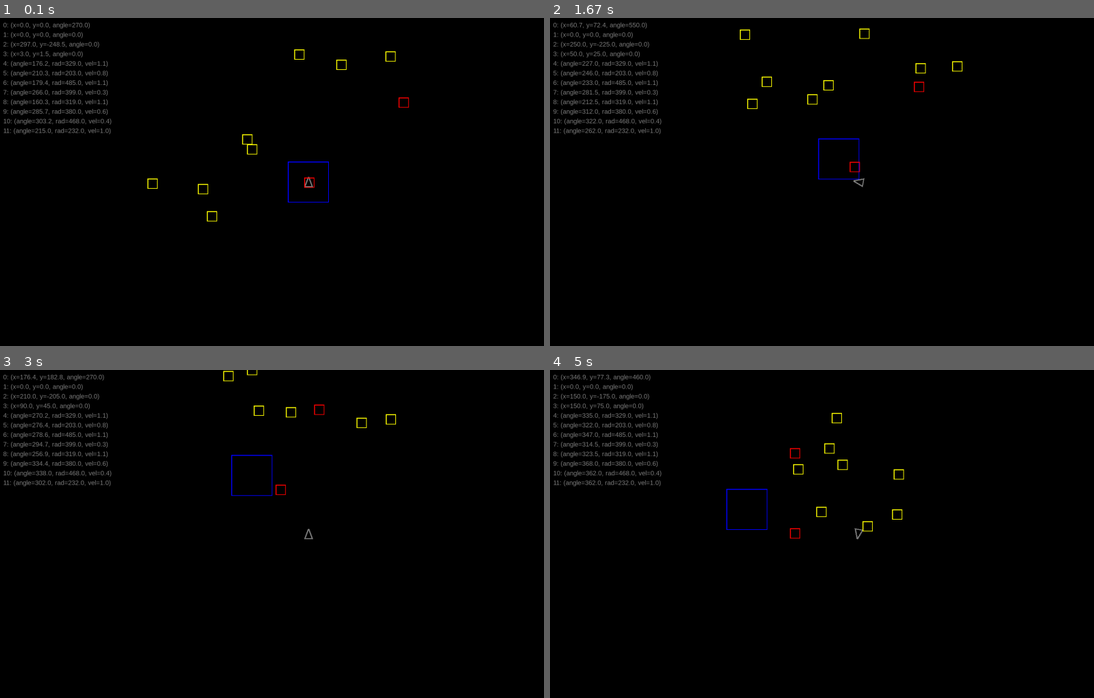
Above: before the commit, frames 1-4 (two rows, left to right).
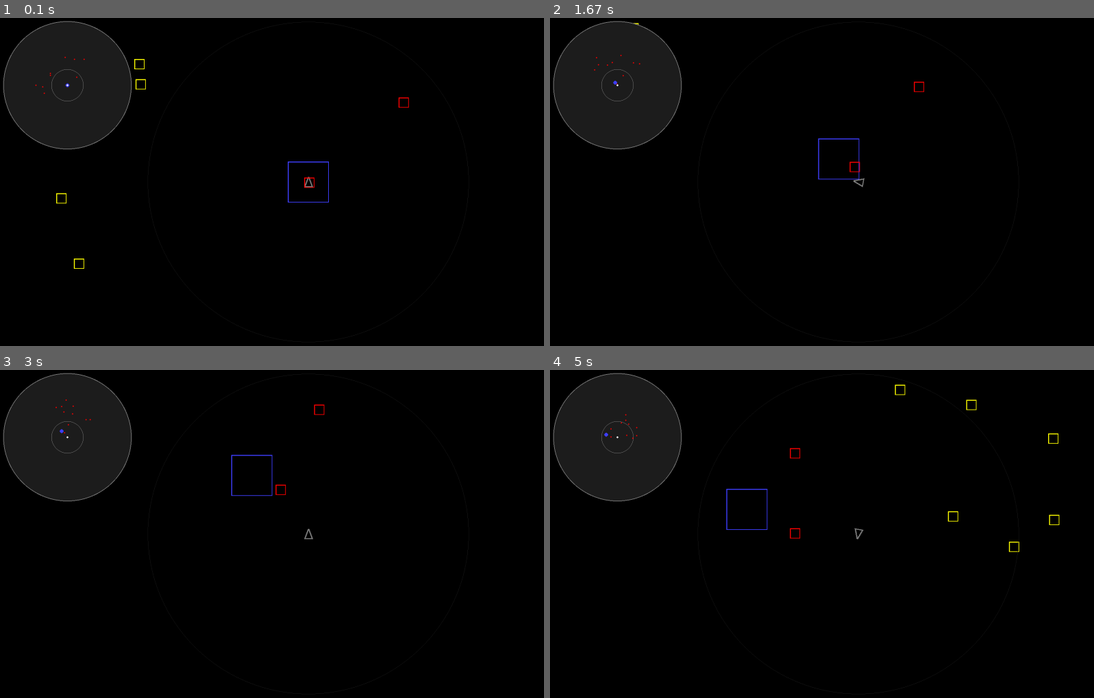
Above: after the commit, the same moments.

Repository: straylight77/arcade
Game: pygame game, started from pygame/miner2525.py
The game is run twice, just before and just after one commit, with the same random seed, the same clock (stepped at 60 frames per second) and the same inputs.
Inputs:
- Up to frame 1 (0.1 s): no input
- Up to frame 2 (1.67 s): hold Right 0.33-0.8 s; hold Up 0.83-1.13 s; hold Right 1.17-1.63 s
- Up to frame 3 (3 s): hold Left 1.67-2.2 s; hold Left 2.23-2.63 s; hold Up from 2.67 s (still down)
- Up to frame 4 (5 s): release Up at 3.03 s; hold Right 3.07-3.7 s; hold Left 3.73-4.2 s; hold Right 4.23-4.7 s; hold Up from 4.73 s (still down)

The runs differ from the first frame. In frame 1, 6.8% of the frame differs, in the area x 0-73%, y 0-77%; in frame 2, 6.7%; in frame 3, 6.6%; in frame 4, 6.9%, in the area x 0-94%, y 0-56%.

Commit message:
Added a basic radar view.

Diff:
--- a/pygame/miner2525.py
+++ b/pygame/miner2525.py
@@ -9,15 +9,16 @@
 
 WHITE     = (255, 255, 255)
 GRAY      = (128, 128, 128)
-DARKGRAY  = ( 40,  40,  40)
+DARKGRAY  = ( 30,  30,  30)
 BLACK     = (  0,   0,   0)
 RED       = (255,   0,   0)
 ORANGE    = (255, 128,   0)
 YELLOW    = (255, 255,   0)
 GREEN     = (40,  255,   0)
-BLUE      = ( 0,    0, 255)
+BLUE      = (64,   64, 255)
 VIOLET    = (255,   0, 255)
 BGCOLOR = BLACK
+
 
 #-----------------------------------------------------------------------------
 class GameObject(pygame.sprite.Sprite):
@@ -62,6 +63,11 @@
         y = MAX_Y/2 + self.pos[1] - offset[1]
         self.rect.center = (x, y)
 
+    def get_relative_pos(self, origin):
+        x = self.pos[0] - origin[0]
+        y = self.pos[1] - origin[1]
+        return (x, y)
+
 
 #-----------------------------------------------------------------------------
 class Player(GameObject):
@@ -160,13 +166,13 @@
 
     def update(self, coords):
         super().update()
+        self.pos = self.get_xy()
 
         # prep for draw
         #self.image = pygame.transform.rotate(self.image_orig, -self.angle)
         self.rect = self.image.get_rect()
-        pos = self.get_xy()
-        x = MAX_X/2 + pos[0] - coords[0]
-        y = MAX_Y/2 + pos[1] - coords[1]
+        x = MAX_X/2 + self.pos[0] - coords[0]
+        y = MAX_Y/2 + self.pos[1] - coords[1]
         self.rect.center = (x, y)
 
 
@@ -211,6 +217,30 @@
                 cmd['thrust'] = 0
 
 
+def draw_hud(disp, player):
+    pygame.draw.circle(disp, DARKGRAY, (MAX_X/2, MAX_Y/2), 500, width=1)
+
+
+def draw_radar_hud(disp):
+    #TODO make this transparent (alpha channel?)
+    radius = 200
+    center = (radius+10, radius+10)
+    pygame.draw.circle(disp, DARKGRAY, center, radius)             # background
+    pygame.draw.circle(disp, GRAY, center, radius, width=2)        # outer circle
+    pygame.draw.circle(disp, GRAY, center, 50, width=1)         # inner circle
+    #pygame.draw.line(disp, GRAY, (250, 240), (250, 260), width=2)   # crosshair
+    #pygame.draw.line(disp, GRAY, (240, 250), (260, 250), width=2)
+
+
+def draw_radar_objects(disp, player, objects, color, width):
+    #TODO check distance of objects so they don't display off the radar
+    #TODO show arrow towards station when it goes off the radar (?)
+    for obj in objects:
+        x = 210 + (obj.pos[0] - player.pos[0]) / 10
+        y = 210 + (obj.pos[1] - player.pos[1]) / 10
+        pygame.draw.circle(disp, color, (x, y), width)
+
+
 
 #---- main() -------------------------------------------------------------
 def main():
@@ -231,7 +261,7 @@
 
     for n in range(8):
         a = random.randint(0, 360)
-        r = random.randint(200, 500)
+        r = random.randint(600, 1000)
         v = random.randint(25, 150) / 100.0
         p = PolarAsteroid(angle=a, radius=r, vel=v)
         asteroids.add(p)
@@ -254,11 +284,18 @@
         DISPLAY.fill(BGCOLOR)
         allsprites.draw(DISPLAY)
 
+        draw_hud(DISPLAY, player)
+        draw_radar_hud(DISPLAY)
+        draw_radar_objects(DISPLAY, player, asteroids.sprites(), RED, 2)
+        draw_radar_objects(DISPLAY, player, [station], BLUE, 6)
+        draw_radar_objects(DISPLAY, player, [player], WHITE, 3)
+
         i = 0
         for s in allsprites.sprites():
             msg_disp = FONT.render(f"{i}: {s}", True, GRAY, BLACK)
-            DISPLAY.blit(msg_disp, (10, 10+i*30))
+            #DISPLAY.blit(msg_disp, (10, 10+i*30))
             i += 1
+
 
         # advance game frame
         pygame.display.update()
